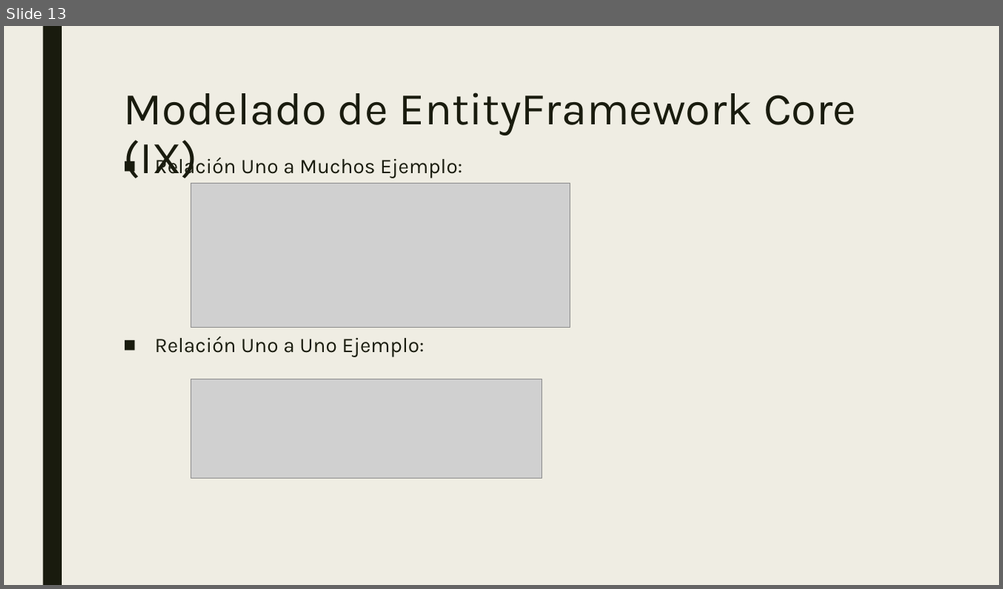
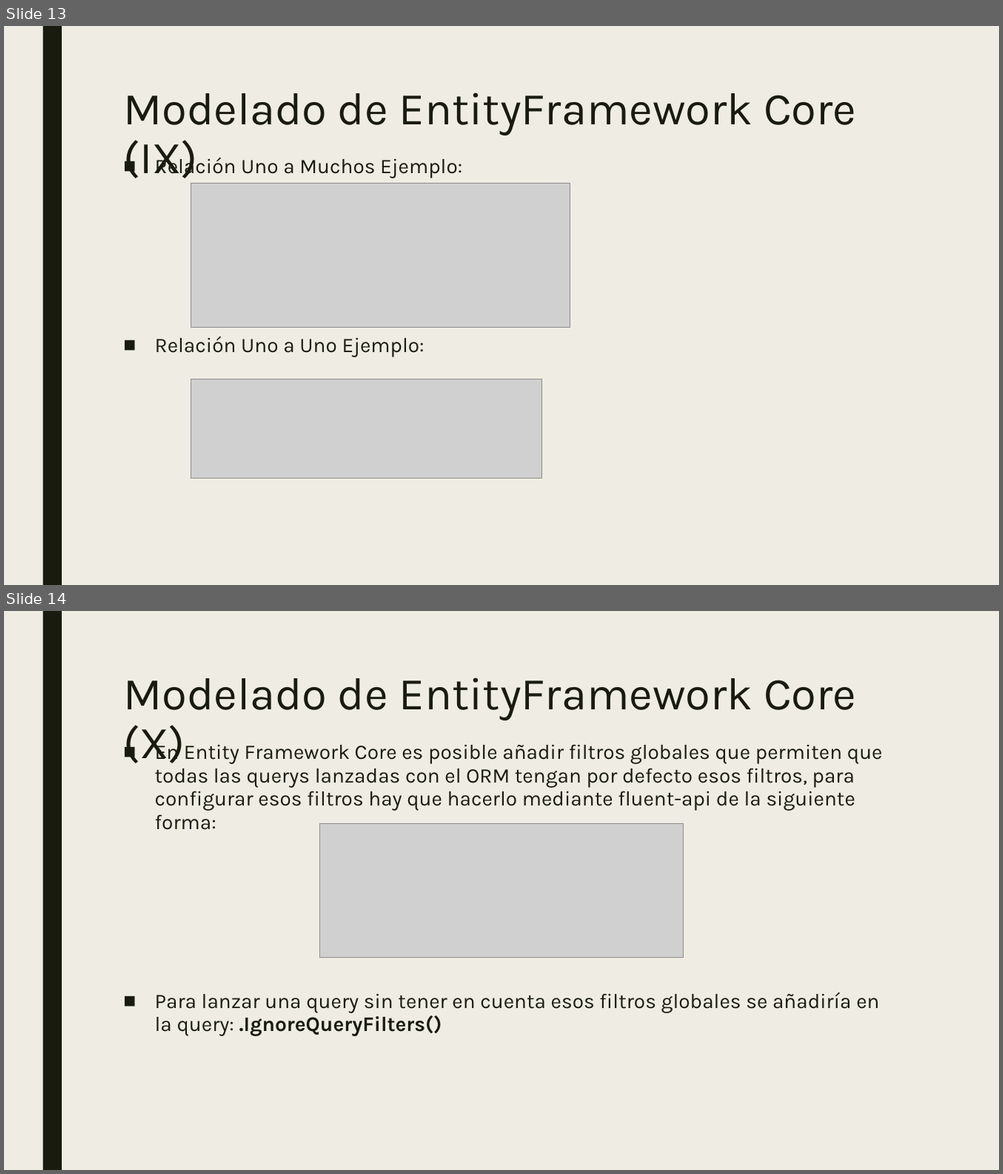
Before and after one commit to dadjh85/Demo5-Curso-.NetCore3.1, a slide deck: doc/Demo5- Curso .NET Core.pptx. Shown one above the other, each under a label of ours: slide 13 before the commit, slides 13 and 14 after it. The pictures are 1003x589 and 1003x1174 pixels, drawn with LibreOffice and Linux fonts; fonts in the diff are those of the drawing; grey boxes stand for pictures. Boxes give left, top, right and bottom in pixels: in the first picture for what was removed or moved away, otherwise in the second. Text is boxed around its words. In the diff, an @@ line names an element or a change of style, - is before the commit and + after.

Commit message:
* Update readme and added queryfilter

```diff
--- a/doc/Demo5- Curso .NET Core.pptx
+++ b/doc/Demo5- Curso .NET Core.pptx
@@ slide 14 added at box(4, 611, 999, 1170), background #EFEDE3; not listed: 1 template element that a slide beside it also shows @@
@@ title added at box(123, 678, 856, 769), 44 pt, text #191B0E @@
+Modelado de EntityFramework Core (X)
@@ text added at box(155, 741, 882, 1037), 20 pt, text #191B0E @@
+■ En Entity Framework Core es posible añadir filtros globales que permiten que todas las querys lanzadas con el ORM tengan por defecto esos filtros, para configurar esos filtros hay que hacerlo mediante fluent-api de la siguiente forma:
+■ Para lanzar una query sin tener en cuenta esos filtros globales se añadiría en la query: .IgnoreQueryFilters()
@@ picture added at box(319, 823, 683, 958) @@
```
Also in this commit, not shown: 1 slide changed, 8 other files.
